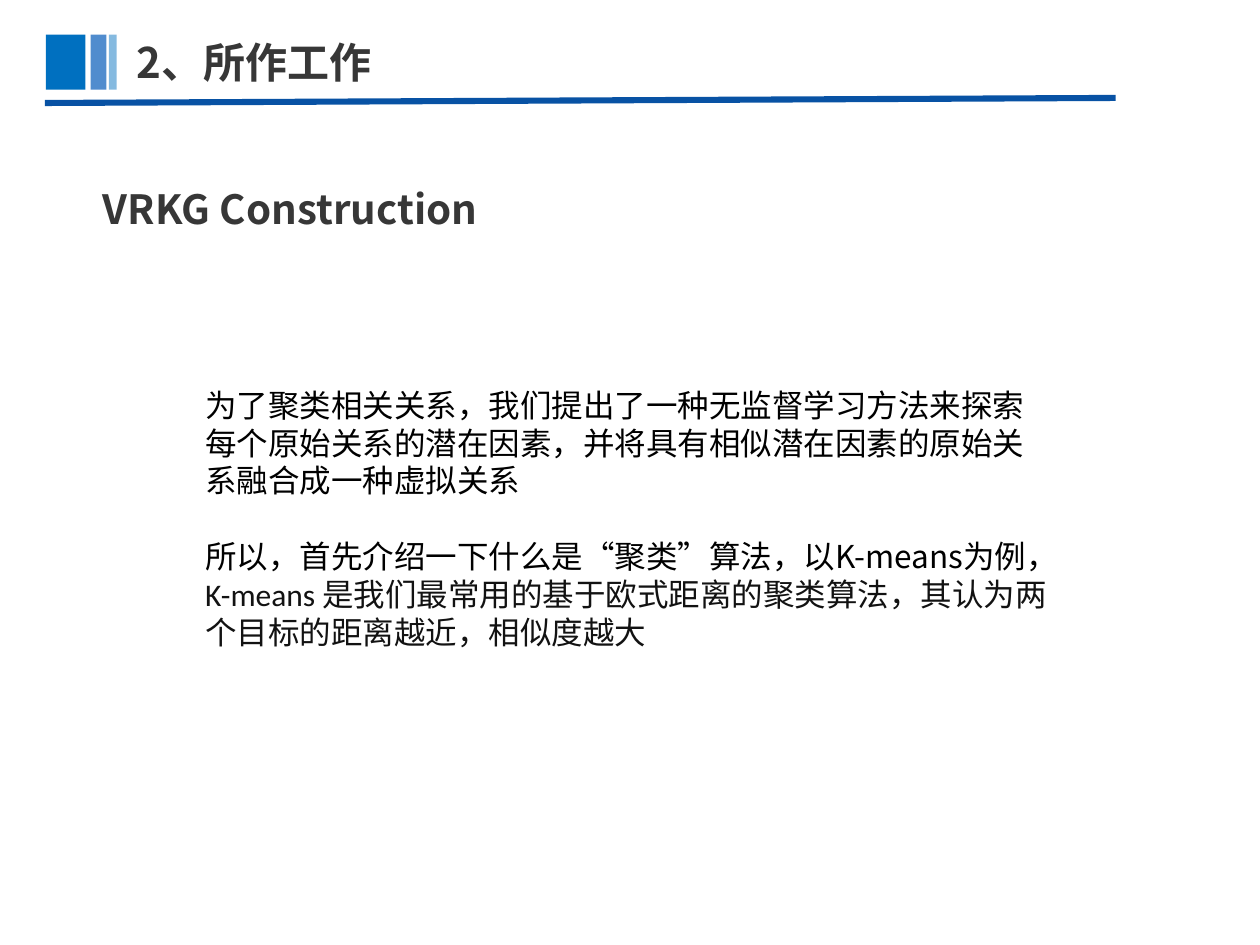
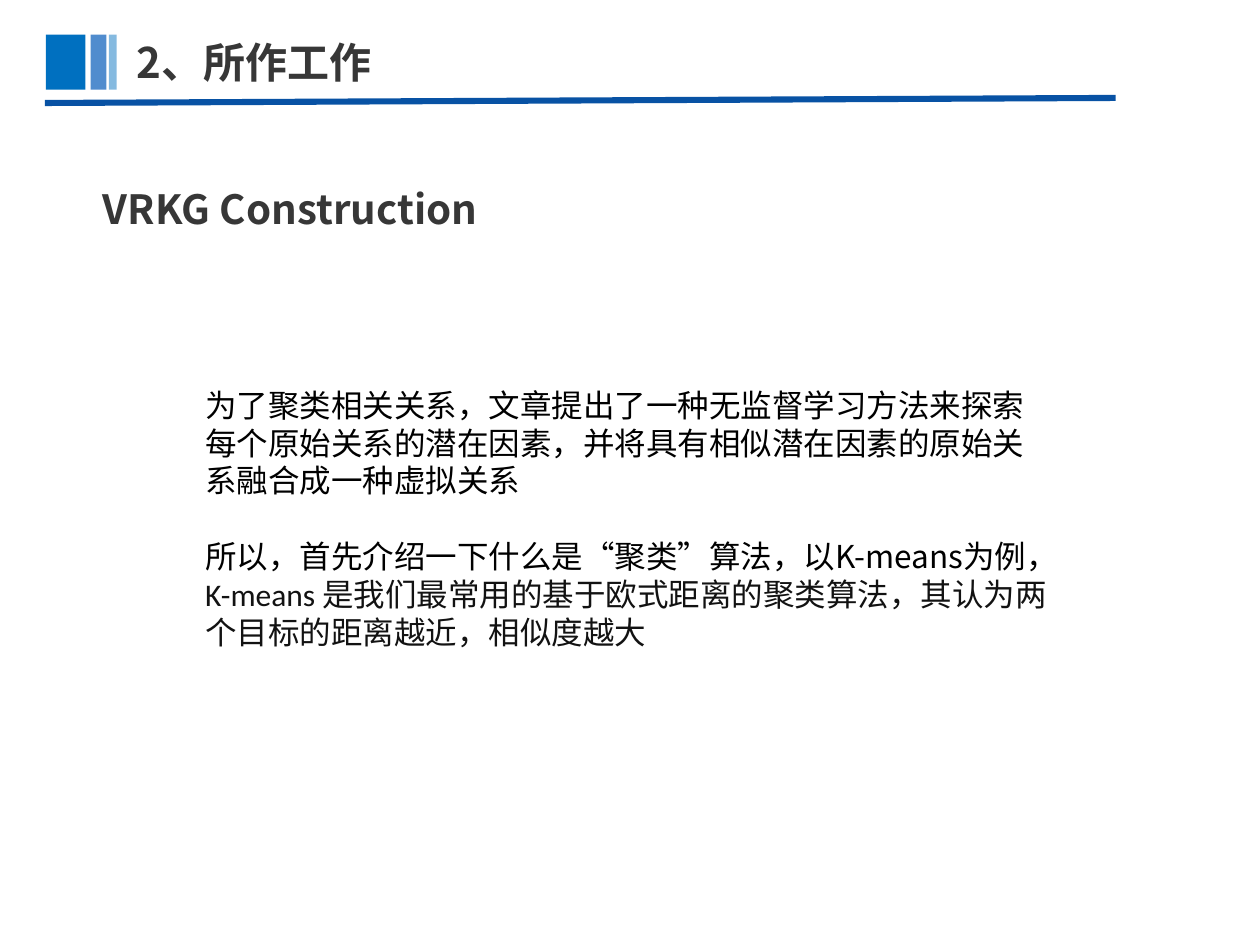
Before and after one commit to AzureSX/Paper, a slide deck: slide 8 of Knowledge Graph For Recommendation/VRKG4Rec/VRKG4Rec.pptx. Drawn at 1260x945 pixels with LibreOffice and Linux fonts; fonts in the diff are those of the drawing. Boxes give left, top, right and bottom in pixels: in the first picture for what was removed or moved away, otherwise in the second. Text is boxed around its words. In the diff, an @@ line names an element or a change of style, - is before the commit and + after.

```diff
--- a/Knowledge Graph For Recommendation/VRKG4Rec/VRKG4Rec.pptx
+++ b/Knowledge Graph For Recommendation/VRKG4Rec/VRKG4Rec.pptx
@@ text at bbox=[205, 390, 1024, 495]: text changed @@
-为了聚类相关关系，我们提出了一种无监督学习方法来探索每个原始关系的潜在因素，并将具有相似潜在因素的原始关系融合成一种虚拟关系
+为了聚类相关关系，文章提出了一种无监督学习方法来探索每个原始关系的潜在因素，并将具有相似潜在因素的原始关系融合成一种虚拟关系
```
Also in this commit, not shown: 5 other slides changed, 2 other files.
